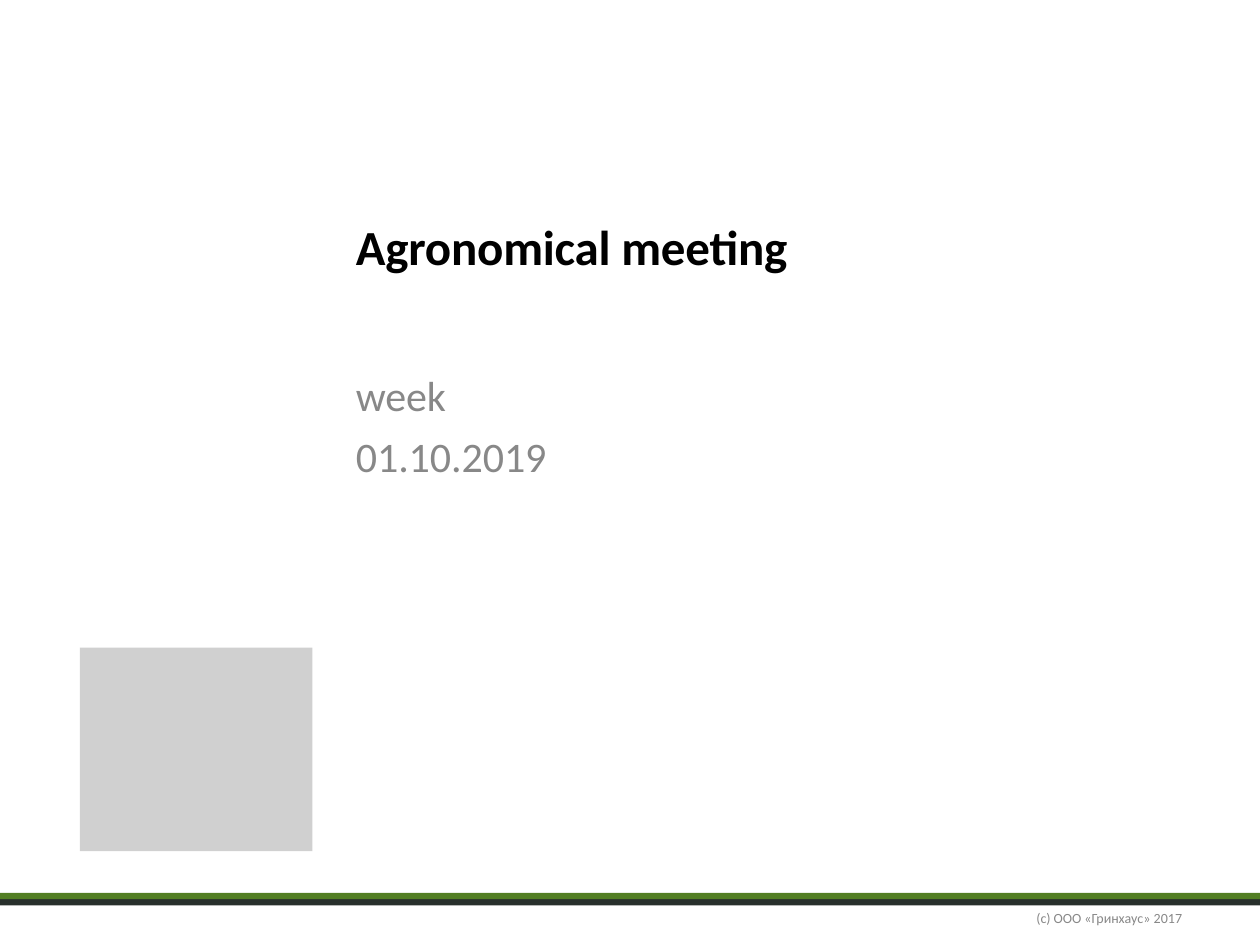
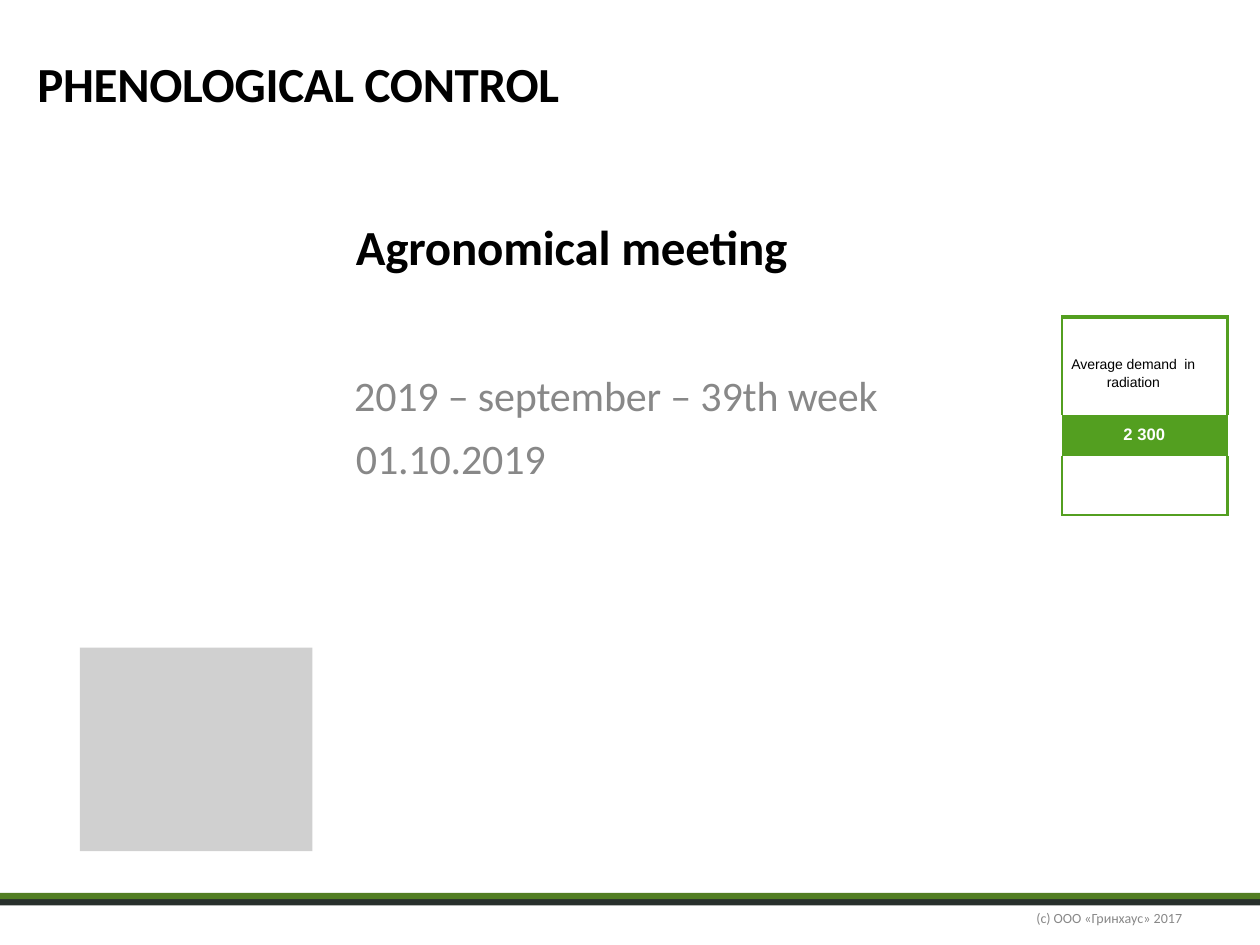
Before and after one commit to Sehin/pptx-translate, a slide deck: slide 1 of new.pptx. Drawn at 1260x945 pixels with LibreOffice and Linux fonts; fonts in the diff are those of the drawing; grey boxes stand for pictures. Boxes give left, top, right and bottom in pixels: in the first picture for what was removed or moved away, otherwise in the second. Text is boxed around its words. In the diff, an @@ line names an element or a change of style, - is before the commit and + after.

```diff
--- a/new.pptx
+++ b/new.pptx
@@ text added at (37,70,559,103), 28 pt, text #000000, bold @@
+PHENOLOGICAL CONTROL
@@ table added at (1062,318,1227,515), 3 rows, 1 columns @@
+Average demand in radiation
+2 300
+
@@ text at (354,382,878,474): text changed @@
-week
-01.10.2019
+2019 – september – 39th week
+01.10.2019
```
Also in this commit, not shown: 23 other slides changed, 11 other files.
